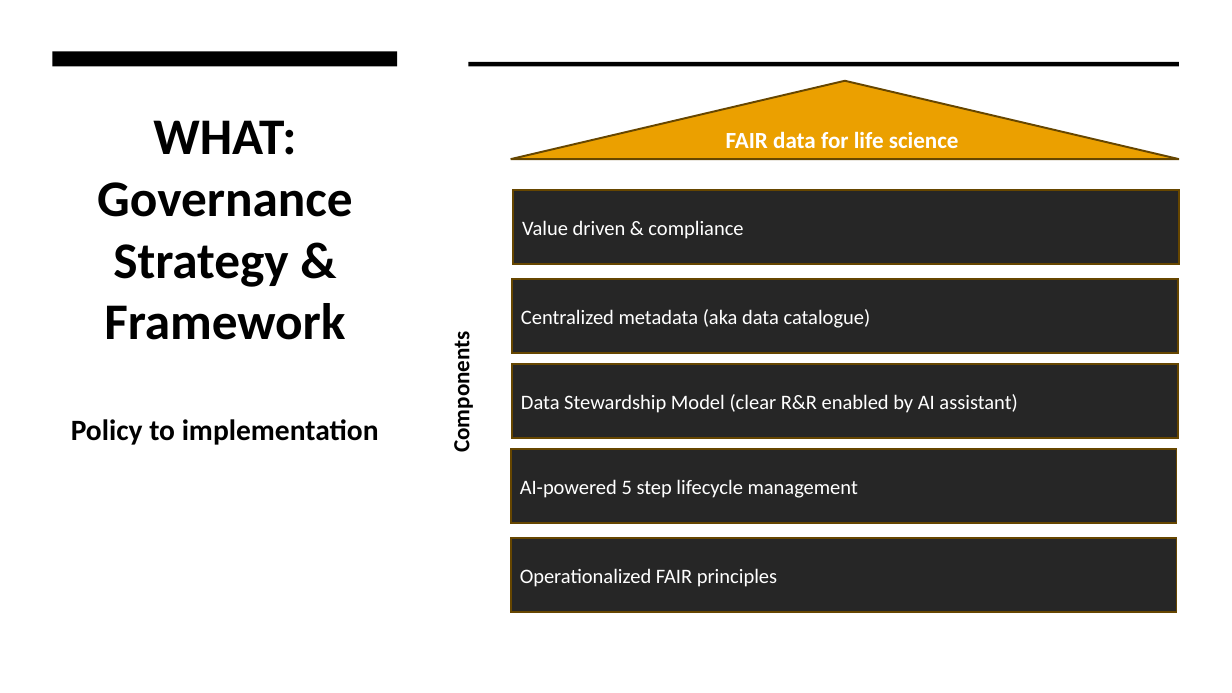
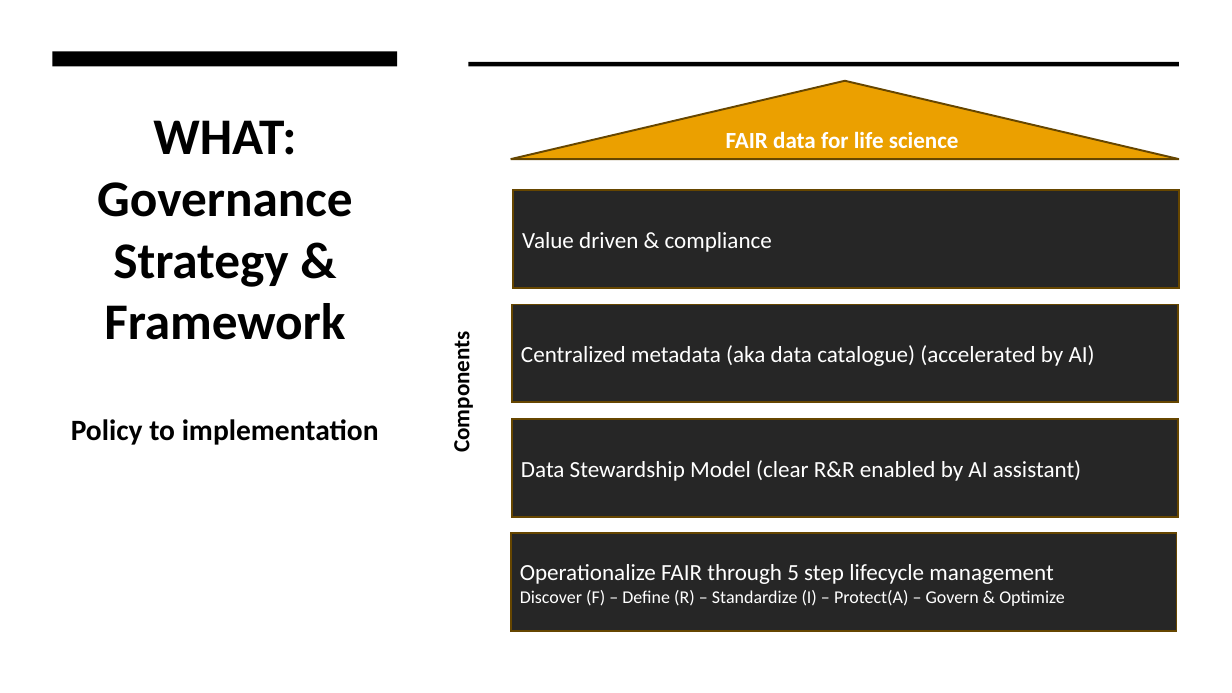
Before and after one commit to dianeguaiguai/tobacco-data-governance-demo, a slide deck: slide 5 of Life Sciences Data Governance Strategy.pptx. Drawn at 1232x693 pixels with LibreOffice and Linux fonts; fonts in the diff are those of the drawing. Boxes give left, top, right and bottom in pixels: in the first picture for what was removed or moved away, otherwise in the second. Text is boxed around its words. In the diff, an @@ line names an element or a change of style, - is before the commit and + after.

```diff
--- a/Life Sciences Data Governance Strategy.pptx
+++ b/Life Sciences Data Governance Strategy.pptx
@@ rectangle "Value driven & compliance": place and size @@
-rectangle "Value driven & compliance" at bbox=[513, 190, 1179, 264]
+rectangle "Value driven & compliance" at bbox=[513, 190, 1179, 288]
@@ rectangle "Value driven & compliance" at bbox=[513, 190, 1179, 288]: size 16 to 18 pt @@
@@ rectangle "Centralized metadata (aka data catalogue) ...": place and size @@
-rectangle "Centralized metadata (aka data catalogue) ..." at bbox=[512, 279, 1178, 353]
+rectangle "Centralized metadata (aka data catalogue) ..." at bbox=[512, 305, 1178, 403]
@@ text in rectangle at bbox=[521, 345, 1095, 366]: text changed; size 16 to 18 pt @@
-Centralized metadata (aka data catalogue)
+Centralized metadata (aka data catalogue) (accelerated by AI)
@@ rectangle "Data Stewardship Model (clear R&R ..." at bbox=[512, 419, 1178, 517]: size 16 to 18 pt @@
@@ rectangle "Data Stewardship Model (clear R&R ...": place and size @@
-rectangle "Data Stewardship Model (clear R&R ..." at bbox=[512, 364, 1178, 438]
+rectangle "Data Stewardship Model (clear R&R ..." at bbox=[512, 419, 1178, 517]
@@ rectangle "Operationalize FAIR through 5 step ...": place and size @@
-rectangle "Operationalize FAIR through 5 step ..." at bbox=[511, 449, 1177, 523]
+rectangle "Operationalize FAIR through 5 step ..." at bbox=[511, 533, 1177, 631]
@@ rectangle removed at bbox=[511, 539, 1177, 613] @@
-Operationalized FAIR principles
@@ text in rectangle at bbox=[520, 564, 1065, 606]: text changed; size 16 to 14 pt @@
-AI-powered 5 step lifecycle management
+Operationalize FAIR through 5 step lifecycle management
+Discover (F) – Define (R) – Standardize (I) – Protect(A) – Govern & Optimize
```
Also in this commit, not shown: 4 other slides changed, 1 other file.
